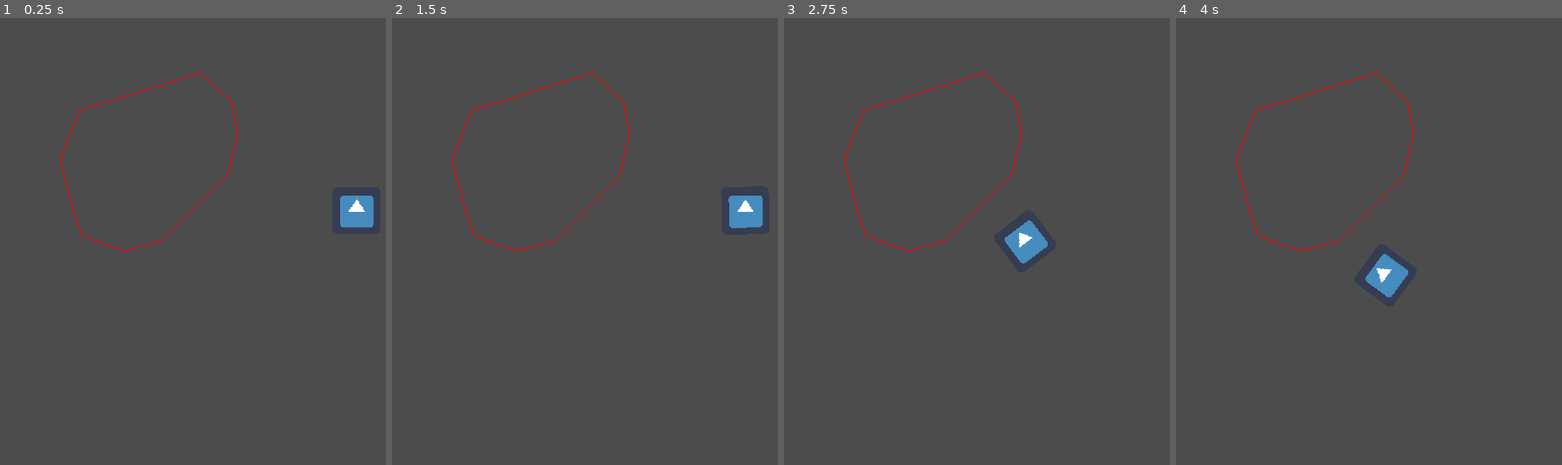
Above: before the commit, frames 1-4 (left to right).
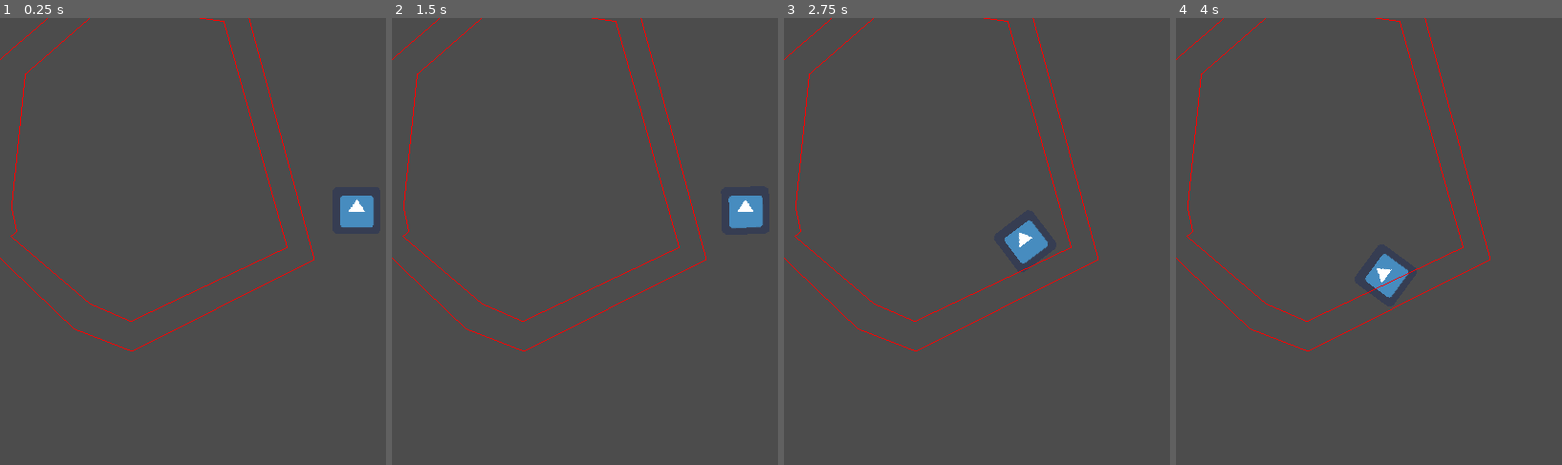
Above: after the commit, the same moments.

Repository: jcnauta/temporally
Game: Godot game, scene res://Spatial.tscn
Two runs of this game, one before a commit and one after it. Both use one fixed random seed, a clock stepped at 60 frames per second and the inputs below. The engine's default icon, where the game draws it, is replaced by a stand-in: a white triangle on a blue panel in a dark square.
Inputs:
- Up to frame 1 (0.25 s): no input
- Up to frame 2 (1.5 s): tap Enter at 0.5 s; hold D (turnRight) 0.53-1.28 s; tap Space at 1.25 s; hold S (back) from 1.28 s (still down)
- Up to frame 3 (2.75 s): release S (back) at 2.03 s; hold D (turnRight) from 2.03 s (still down)
- Up to frame 4 (4 s): release D (turnRight) at 2.78 s; hold W (forward) 2.78-3.53 s; hold A (turnLeft) from 3.53 s (still down)

The runs differ from the first frame. In frame 1, 1.0% of the frame differs, in the area x 0-82%, y 0-75%; in frame 2, 1.0%; in frame 3, 1.0%; in frame 4, 1.0%.

Commit message:
Generate inside and outside of track.

Diff:
--- a/Roadie.gd
+++ b/Roadie.gd
@@ -2,15 +2,23 @@
 
 var Roadside = preload("res://Roadside.gd")
 
-var waypoints = []
 var nWps = 10
-var radius = 100
+var radius = 200
+var roadSize = 20
+
+
+func _ready():
+  var waypoints = createWaypoints()
+  var leftSide = wayPointsBorder(waypoints, "left")
+  var rightSide = wayPointsBorder(waypoints, "right")
+#  get_parent().call_deferred("add_child", Roadside.new(waypoints))
+  get_parent().call_deferred("add_child", Roadside.new(leftSide))
+  get_parent().call_deferred("add_child", Roadside.new(rightSide))
 # Generates the track.
 # First pick the center point of the track, then generate waypoints
 # at random distances from it, which will be the parcours.
-# Then create points for the track borders using bisectors,
-# and connect these to create collision objects.
-func _ready():
+func createWaypoints():
+  var waypoints = []
   var trackCenter = Vector2(200, 200)
   var angle = 0
   var angles = []
@@ -19,4 +27,39 @@
   angles.sort()
   for wp in range(nWps):
     waypoints.push_back(trackCenter + Vector2(radius + randf() * 50, 0).rotated(angles[wp]))
-  get_parent().call_deferred("add_child", Roadside.new(waypoints))
+  return waypoints
+
+# Create the inside/outside of the track, using bisectors at each point.
+# side can be "left" or "right", which will correspond to the outside/inside
+# of the track for clockwise waypoints.
+func wayPointsBorder(waypoints, side):
+  var prevPoint
+  var thisPoint
+  var nextPoint
+  var border = []
+  for wp in range (nWps):
+    print("more border")
+    prevPoint = waypoints[(wp + len(waypoints) - 1) % len(waypoints)]
+    thisPoint = waypoints[wp % len(waypoints)]
+    nextPoint = waypoints[(wp + 1) % len(waypoints)]
+    var toNext = (nextPoint - thisPoint).normalized()
+    var toPrev = (prevPoint - thisPoint).normalized()
+    # Use cross product to decide which side to pick
+    var turn = (-1 * toPrev.x) * toNext.y - (-1 * toPrev.y) * toNext.x
+    print (turn)
+    var borderPoint = (toNext + toPrev).normalized() * roadSize
+    if side == "right":
+      if turn > 0.001:
+        border.push_back(thisPoint + borderPoint)
+      elif turn < -0.001:
+        border.push_back(thisPoint - borderPoint)
+      else:
+        print("TODO: straight segments")
+    if side == "left":
+      if turn > 0.001:
+        border.push_back(thisPoint - borderPoint)
+      elif turn < -0.001:
+        border.push_back(thisPoint + borderPoint)
+      else:
+        print("TODO: straight segments")
+  return border
--- a/Roadside.gd
+++ b/Roadside.gd
@@ -7,7 +7,7 @@
   print (waypoints)
 
 func _draw():
-  print("drawn")
+  print("draw")
   for idx in range(len(waypoints)):
     var wp1 = waypoints[idx % len(waypoints)]
     var wp2 = waypoints[(idx + 1) % len(waypoints)]
